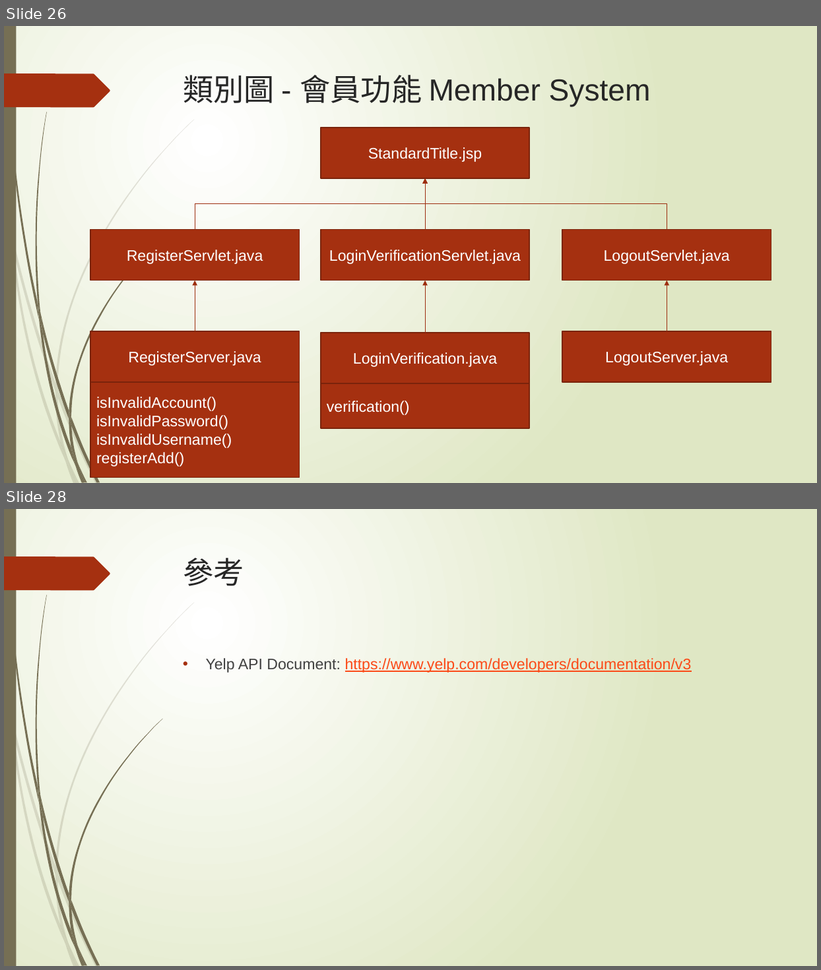
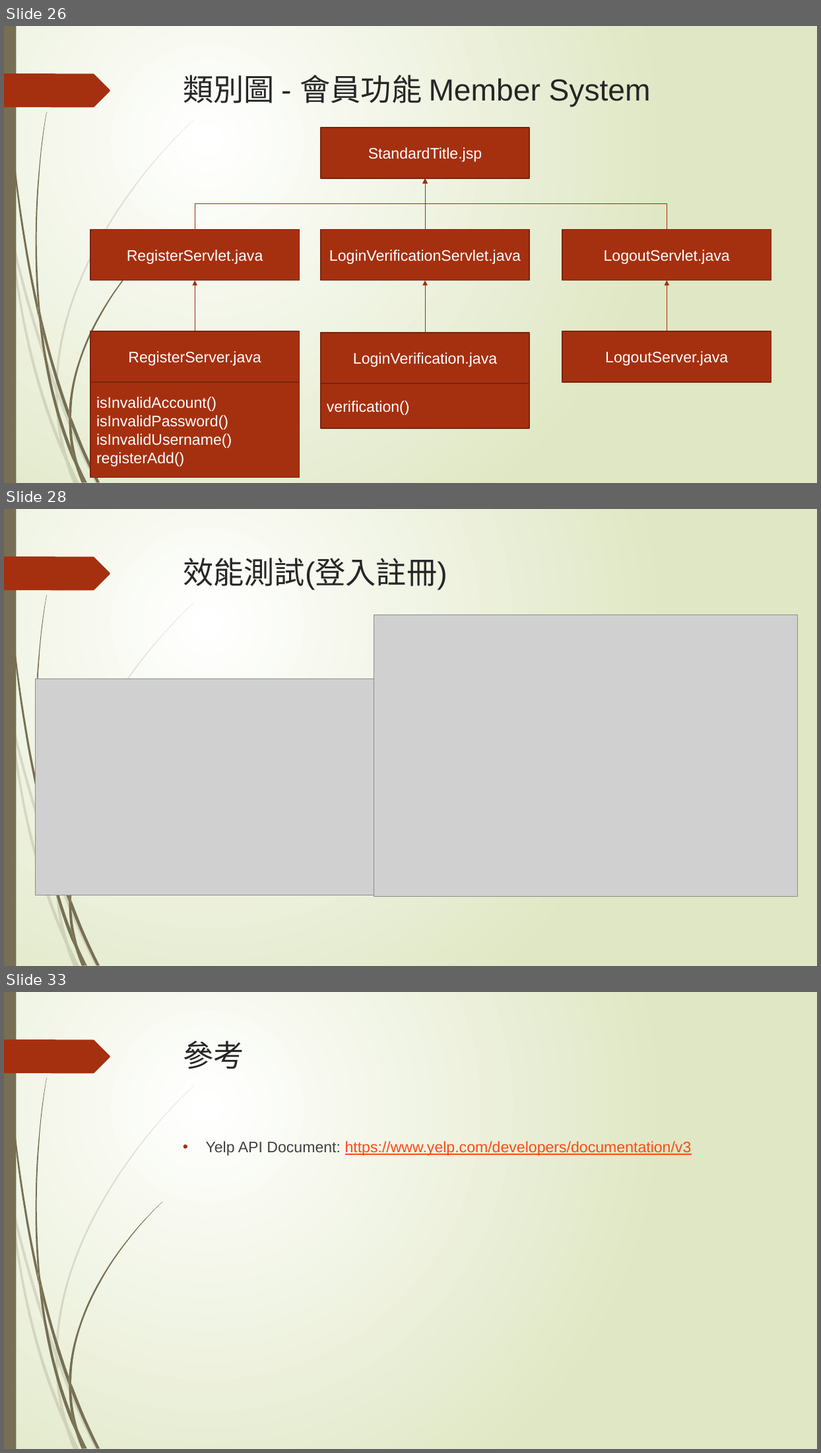
Before and after one commit to penut85420/WBSE_Project, a slide deck: 其他/YelpBlaBla.pptx. Shown one above the other, each under a label of ours: slides 26 and 28 before the commit, slides 26, 28 and 33 after it; the slides between them are not shown. The pictures are 821x970 and 821x1453 pixels, drawn with LibreOffice and Linux fonts; fonts in the diff are those of the drawing; grey boxes stand for pictures. Boxes give left, top, right and bottom in pixels: in the first picture for what was removed or moved away, otherwise in the second. Text is boxed around its words. In the diff, an @@ line names an element or a change of style, - is before the commit and + after.

```diff
--- a/其他/YelpBlaBla.pptx
+++ b/其他/YelpBlaBla.pptx
@@ slide 28 added at [4, 509, 817, 966], background gradient #FFFFFF to #DFE8C4; not listed: 22 template elements that a slide beside it also shows @@
@@ title added at [183, 558, 447, 590], 36 pt, text #262626 @@
+效能測試(登入註冊)
@@ picture added at [374, 615, 797, 897] @@
@@ picture added at [36, 679, 374, 896] @@
@@ what was slide 28 is now slide 33 @@
```
Also in this commit, not shown: 3 slides changed, 4 other slides added, 6 other files.
